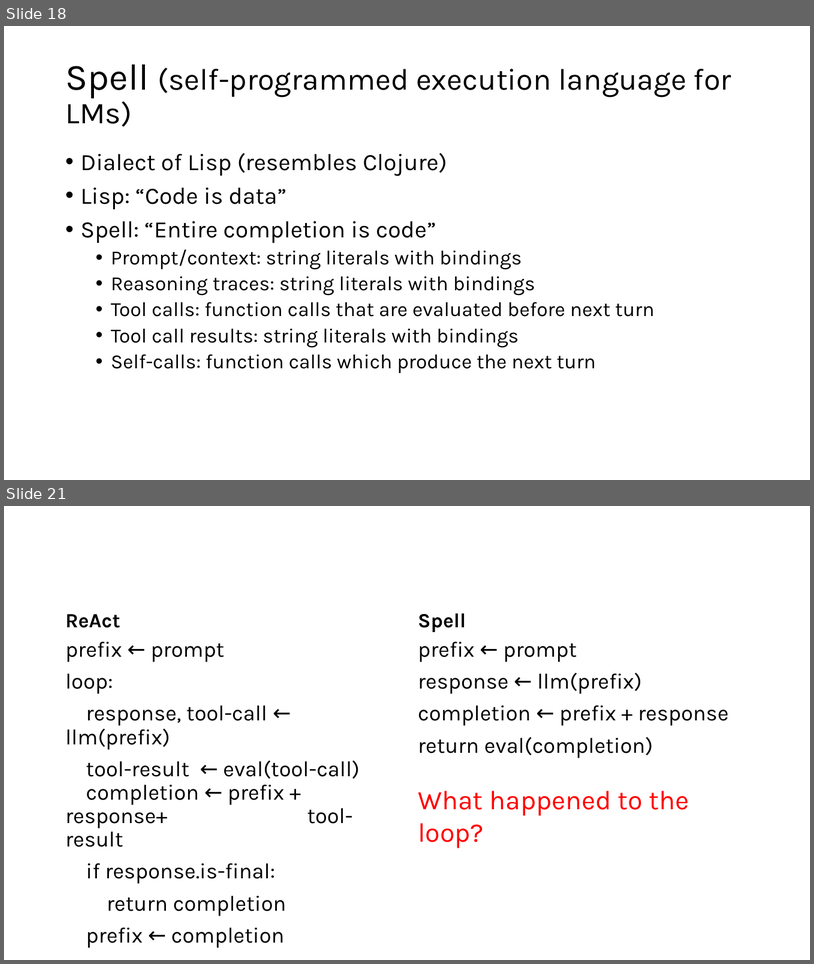
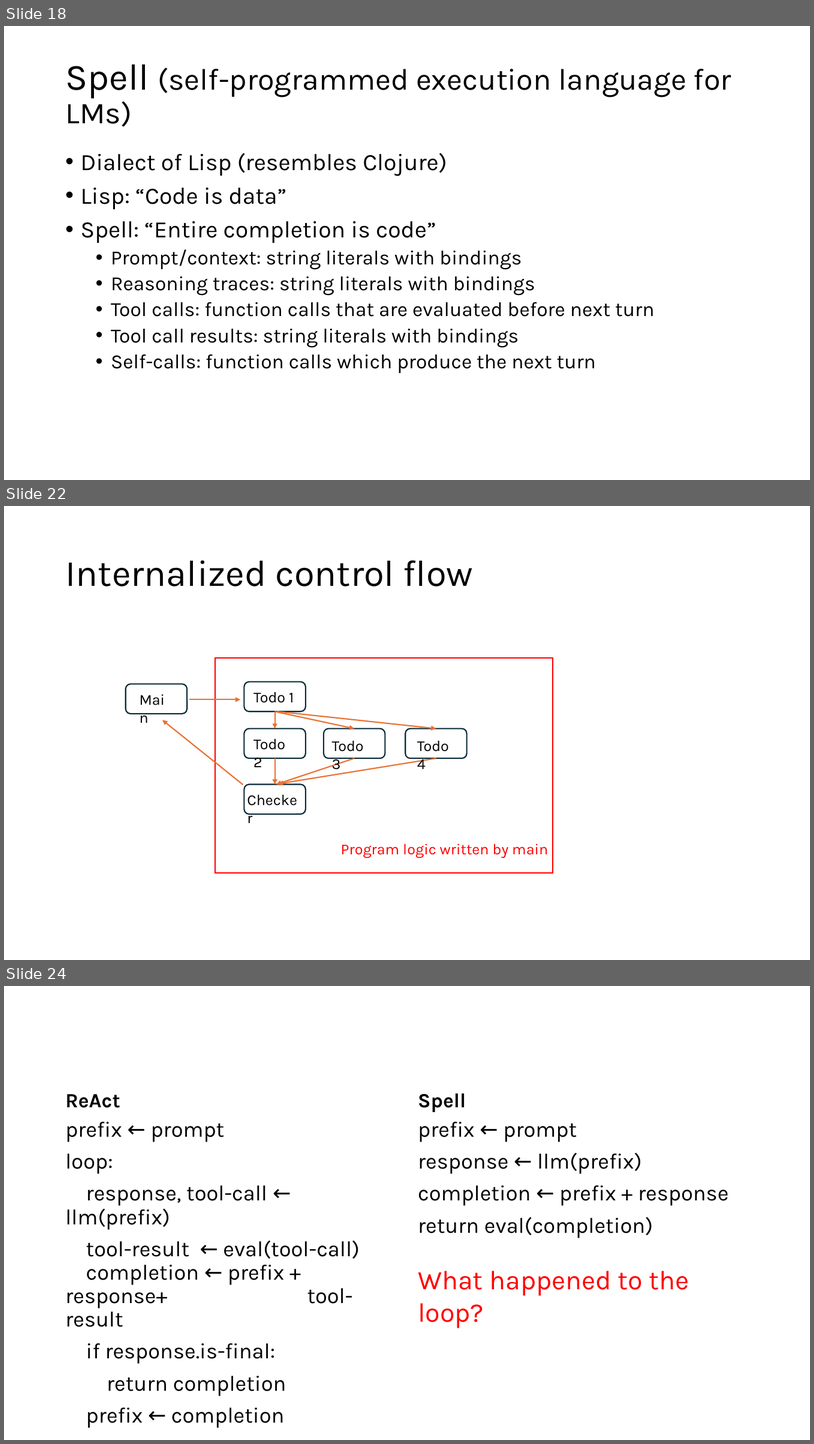
Before and after one commit to lukejoconnor/spell, a slide deck: writeup/spell-slides-030926.pptx. Shown one above the other, each under a label of ours: slides 18 and 21 before the commit, slides 18, 22 and 24 after it; the slides between them are not shown. The pictures are 814x964 and 814x1444 pixels, drawn with LibreOffice and Linux fonts; fonts in the diff are those of the drawing. Boxes give left, top, right and bottom in pixels: in the first picture for what was removed or moved away, otherwise in the second. Text is boxed around its words. In the diff, an @@ line names an element or a change of style, - is before the commit and + after.

```diff
--- a/writeup/spell-slides-030926.pptx
+++ b/writeup/spell-slides-030926.pptx
@@ slide 22 added at (x1=4, y1=506, x2=810, y2=960), background #FFFFFF @@
@@ title added at (x1=65, y1=560, x2=474, y2=586), 44 pt, text #000000 @@
+Internalized control flow
@@ rectangle added at (x1=215, y1=658, x2=553, y2=873), outline #FF0000 1.5 pt @@
@@ rounded rectangle added at (x1=126, y1=684, x2=188, y2=714), outline #092A39 1.5 pt @@
@@ rounded rectangle added at (x1=244, y1=681, x2=306, y2=711), outline #092A39 1.5 pt @@
@@ text added at (x1=134, y1=687, x2=177, y2=711), 18 pt, text #000000 @@
+Main
@@ arrow added from (190, 700) to (240, 700), #E97132 1.5 pt @@
@@ text added at (x1=254, y1=691, x2=294, y2=703), 18 pt, text #000000 @@
+Todo 1
@@ arrow added from (243, 784) to (162, 720), #E97132 1.5 pt @@
@@ arrow added from (275, 712) to (275, 729), #E97132 1.5 pt @@
@@ arrow added from (275, 712) to (355, 729), #E97132 1.5 pt @@
@@ arrow added from (277, 711) to (437, 729), #E97132 1.5 pt @@
@@ rounded rectangle added at (x1=244, y1=729, x2=306, y2=758), outline #092A39 1.5 pt @@
@@ text added at (x1=254, y1=738, x2=285, y2=767), 18 pt, text #000000 @@
+Todo 2
@@ rounded rectangle added at (x1=324, y1=729, x2=386, y2=758), outline #092A39 1.5 pt @@
@@ rounded rectangle added at (x1=405, y1=729, x2=467, y2=758), outline #092A39 1.5 pt @@
@@ text added at (x1=332, y1=740, x2=364, y2=773), 18 pt, text #000000 @@
+Todo 3
@@ text added at (x1=417, y1=740, x2=449, y2=769), 18 pt, text #000000 @@
+Todo 4
@@ arrow added from (275, 758) to (275, 784), #E97132 1.5 pt @@
@@ arrow added from (355, 758) to (276, 784), #E97132 1.5 pt @@
@@ arrow added from (437, 758) to (278, 784), #E97132 1.5 pt @@
@@ text added at (x1=241, y1=787, x2=309, y2=811), 18 pt, text #000000 @@
+Checker
@@ rounded rectangle added at (x1=244, y1=784, x2=306, y2=814), outline #092A39 1.5 pt @@
@@ text added at (x1=341, y1=843, x2=548, y2=858), 18 pt, text #FF0000 @@
+Program logic written by main
@@ what was slide 21 is now slide 24 @@
```
Also in this commit, not shown: 12 slides changed, 7 other slides added, 5 slides removed, 3 other files.
